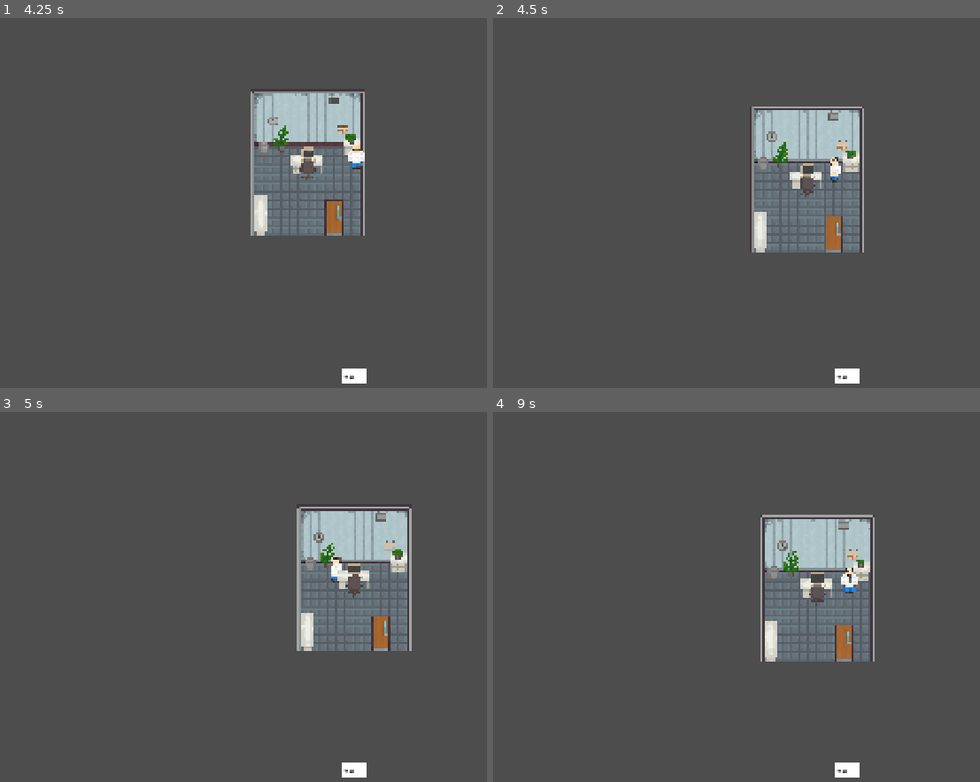
Above: before the commit, frames 1-4 (two rows, left to right).
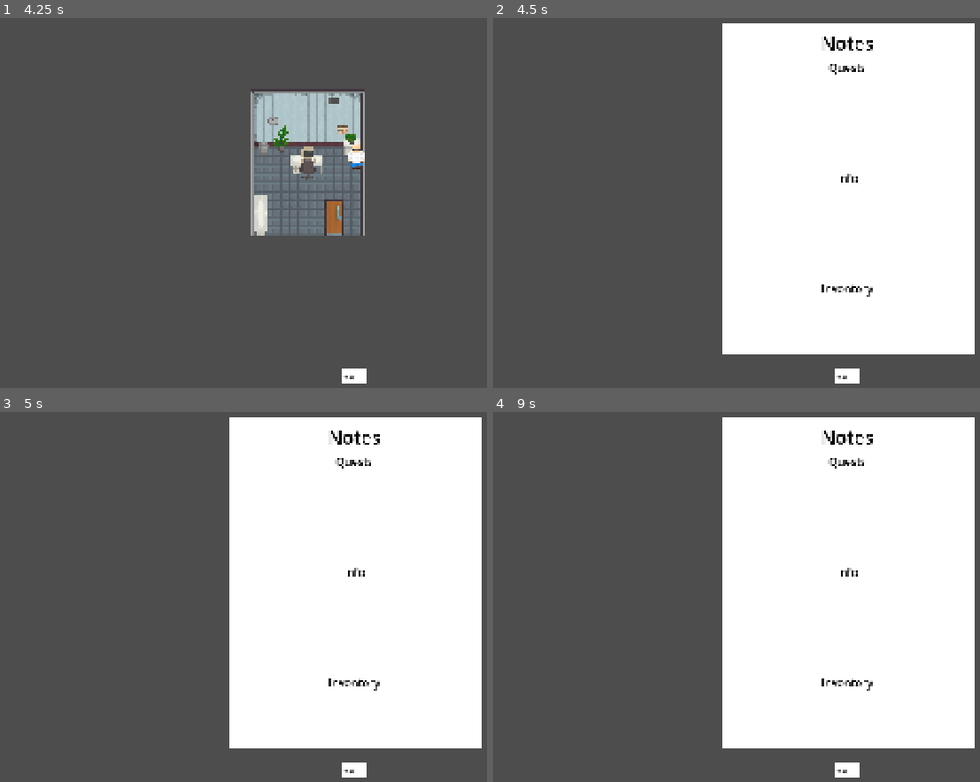
Above: after the commit, the same moments.

Repository: ShlimerAFK/GameJam
Game: Godot game, scene res://scenes/main_menu.tscn
Two runs of this game, one before a commit and one after it. Both use one fixed random seed, a clock stepped at 60 frames per second and the inputs below.
Inputs:
- Up to frame 1 (4.25 s): click "Start" at 0.5 s; tap E (interact) every 0.75 s from 1.25 to 3.5 s; hold D (right) 1.28-2.03 s; hold 1 (1) 1.28-2.03 s; tap 2 (2) at 1.55, 2.1 s; hold S (down) 2.03-2.78 s; tap 3 (3) at 2.3, 2.85 s; hold D (right) 2.78-3.53 s; tap 4 (4) at 3.05, 3.6 s; hold W (up) from 3.53 s (still down); tap 5 (5) at 3.8 s
- Up to frame 2 (4.5 s): release W (up) at 4.28 s; hold A (left) from 4.28 s (still down); hold Tab (open_notes, bound only after the commit) from 4.28 s (still down); tap 5 (5) at 4.35 s
- Up to frame 3 (5 s): keep holding A (left); keep holding Tab (open_notes, bound only after the commit)
- Up to frame 4 (9 s): release Tab (open_notes, bound only after the commit) at 5.03 s; tap Tab (open_notes, bound only after the commit) at 5.1 s; tap 1 (1) at 5.3 s; release A (left) at 5.78 s; hold S (down) 5.78-6.53 s; hold 1 (1) 5.78-6.53 s; tap 2 (2) at 6.05, 6.6 s; hold D (right) 6.53-7.28 s; tap 3 (3) at 6.8, 7.35 s; tap E (interact) at 7.25 s; hold W (up) 7.28-8.03 s; tap 4 (4) at 7.55, 8.1 s; hold D (right) 8.03-8.78 s; tap 5 (5) at 8.3, 8.85 s; hold S (down) from 8.78 s (still down); hold Tab (open_notes, bound only after the commit) from 8.78 s (still down)

Frame 1 is identical in both runs. In frame 2, 46% of the frame differs, in the area x 47-99%, y 1-91%; in frame 3, 46%; in frame 4, 46%.

Commit message:
Added a note book you can open to see all info

Diff:
--- a/dialogs/stephanie.json
+++ b/dialogs/stephanie.json
@@ -13,12 +13,10 @@
 
 					"text" : "dialog option 1",
 					"dialog" : "dialog_2",
-					"needs_quest" : "padlock"
 				},
 				{
 					"text" : "dialog option 2",
 					"dialog" : "dialog_3",
-					"needs_quest" : "padlock"
 				},
 				{
 					"text" : "dialog option 3",
--- a/project.godot
+++ b/project.godot
@@ -103,6 +103,13 @@
 "events": [Object(InputEventKey,"resource_local_to_scene":false,"resource_name":"","device":16,"window_id":0,"alt_press …(190 unchanged characters)…
 ]
 }
+open_notes={
+"deadzone": 0.2,
+"events": [Object(InputEventKey,"resource_local_to_scene":false,"resource_name":"","device":16,"window_id":0,"alt_pressed":false,"shift_pressed":false,"ctrl_pressed":false,"meta_pressed":false,"pressed":false,"keycode":0,"physical_keycode":4194306,"key_label":0,"unicode":0,"location":0,"echo":false,"script":null)
+, Object(InputEventKey,"resource_local_to_scene":false,"resource_name":"","device":16,"window_id":0,"alt_pressed":false,"shift_pressed":false,"ctrl_pressed":false,"meta_pressed":false,"pressed":false,"keycode":0,"physical_keycode":73,"key_label":0,"unicode":0,"location":0,"echo":false,"script":null)
+, Object(InputEventKey,"resource_local_to_scene":false,"resource_name":"","device":16,"window_id":0,"alt_pressed":false,"shift_pressed":false,"ctrl_pressed":false,"meta_pressed":false,"pressed":false,"keycode":0,"physical_keycode":78,"key_label":0,"unicode":0,"location":0,"echo":false,"script":null)
+]
+}
 
 [physics]
 
--- /dev/null
+++ b/scripts/generic/note.gd
@@ -0,0 +1,20 @@
+extends Node
+
+class_name Note
+
+var hideable
+
+func setup():
+	define_hideable()
+	hideable.visible = false
+
+func define_hideable():
+	pass
+
+func _input(event: InputEvent) -> void:
+	if event.is_action_pressed("open_notes"):
+		if hideable.visible == true:
+			hideable.visible = false
+
+		elif hideable.visible == false:
+			hideable.visible = true
--- a/scripts/generic/root_node.gd
+++ b/scripts/generic/root_node.gd
@@ -28,7 +28,6 @@
 	player.global_position = spawn.global_position + spawn_offset
 
 	display_sanity_state_layers()
-	inventory.print_inventory(Global.inventory)
 
 	if room_plays_narration and GlobalTimeLoop.has_narrated == false:
 		play_narration("narr_1")
--- a/scripts/global/global.gd
+++ b/scripts/global/global.gd
@@ -55,7 +55,8 @@
 		"text": "Get dan a cup of coffee",
 		"quest_is_active": false,
 		"quest_is_done": false,
-		"needs_to_complete_quest": "item"
+		"needs_to_complete_quest": "item",
+		"completion_information" : "The bosses brithday is the 7th of october 1970"
 	},
 	{
 		"name": "padlock",
@@ -68,21 +69,24 @@
 		"text": "Fix the vending machine",
 		"quest_is_active": false,
 		"quest_is_done": false,
-		"needs_to_complete_quest": "task"
+		"needs_to_complete_quest": "task",
+		"completion_information" : "The boss started working here 1990"
 	},
 	{
 		"name": "popup",
 		"text": "Remove Todds popups",
 		"quest_is_active": false,
 		"quest_is_done": false,
-		"needs_to_complete_quest": "task"
+		"needs_to_complete_quest": "task",
+		"completion_information" : "The boss has 3 kids"
 	},
 	{
 		"name": "papers",
 		"text": "Get Jim's papers from his desk",
 		"quest_is_active": false,
 		"quest_is_done": false,
-		"needs_to_complete_quest": "item"
+		"needs_to_complete_quest": "item",
+		"completion_information" : "The bosses wife is 55 years old"
 	}
 	,
 	{
@@ -90,7 +94,8 @@
 		"text": "Write Stephanie's document",
 		"quest_is_active": false,
 		"quest_is_done": false,
-		"needs_to_complete_quest": "task"
+		"needs_to_complete_quest": "task",
+		"completion_information" : "I think the order of the code is his birthmonth ...."
 	}
 ]
 
@@ -135,3 +140,12 @@
 	var quest = get_quest(name)
 	quest.quest_is_done = true
 	quest.quest_is_active = false
+
+func get_completed_quests() -> Array:
+	var completed_quests := []
+
+	for i in range(quests.size()):
+		if quests[i].quest_is_done == true:
+			completed_quests.append(quests[i])
+
+	return completed_quests
--- /dev/null
+++ b/scripts/gui/notes_backdrop.gd
@@ -0,0 +1,9 @@
+extends Note
+
+
+# Called when the node enters the scene tree for the first time.
+func _ready() -> void:
+	setup()
+
+func define_hideable():
+	hideable = $"."
--- a/scripts/npc/basic_dialog.gd
+++ b/scripts/npc/basic_dialog.gd
@@ -4,6 +4,7 @@
 
 @onready var dialog_lable: Label = $TextBox/MarginContainer/Label
 @onready var quest_controler := $"../QuestControler"
+@onready var info_controler := $"../KnownInformationControler"
 @onready var inventory_controler := $"../InventoryText"
 @onready var textbox: MarginContainer = $TextBox
 
@@ -100,8 +101,13 @@
 
 	if dialogues[count].has("completes_quest"):
 		Global.complete_quest(dialogues[count]["completes_quest"])
+
 		quest_controler.display_active_quests()
+
+		info_controler.display_known_information()
+
 		var quest = Global.get_quest(dialogues[count]["completes_quest"])
+
 		if quest.needs_to_complete_quest == "item":
 			Global.clear_inventory()
 			inventory_controler.print_inventory(Global.inventory)
@@ -132,30 +138,30 @@
 		if dialogues[count]["options"][i].has("needs_quest") and dialogues[count]["options"][i].has("needs_item"):
 
 			if has_quest and has_item:
-				options.append(dialogues[count]["options"][i])
+				add_option_to_options(i)
 
 		elif dialogues[count]["options"][i].has("needs_quest") and dialogues[count]["options"][i].has("needs_task"):
 
 			if has_quest and has_task:
-				options.append(dialogues[count]["options"][i])
+				add_option_to_options(i)
 
 		elif dialogues[count]["options"][i].has("needs_quest"):
 
 			if has_quest:
-				options.append(dialogues[count]["options"][i])
+				add_option_to_options(i)
 
 		elif dialogues[count]["options"][i].has("needs_item"):
 
 			if has_item:
-				options.append(dialogues[count]["options"][i])
+				add_option_to_options(i)
 
 		elif dialogues[count]["options"][i].has("needs_task"):
 
 			if has_item:
-				options.append(dialogues[count]["options"][i])
+				add_option_to_options(i)
 
 		else:
-			options.append(dialogues[count]["options"][i])
+			add_option_to_options(i)
 
 	for i in range (options.size()):
 		text += str(i +1) + ". "
@@ -168,6 +174,9 @@
 
 	animate_lable(text)
 
+func add_option_to_options(i : int):
+	options.append(dialogues[count]["options"][i])
+
 
 func animate_lable(text: String):
 	var transition_length = text.length() * 0.02
--- a/thingies/gui.tscn
+++ b/thingies/gui.tscn
@@ -8,6 +8,8 @@
 [ext_resource type="PackedScene" uid="uid://b7uffv017svji" path="res://thingies/minigame_gui.tscn" id="6_sqvcj"]
 [ext_resource type="PackedScene" uid="uid://cunb0unoapsp4" path="res://thingies/inventory_text.tscn" id="7_s2vrj"]
 [ext_resource type="PackedScene" uid="uid://itfk6vags3sj" path="res://thingies/pad_lock.tscn" id="8_fug2i"]
+[ext_resource type="PackedScene" uid="uid://uxi0qqwdirf5" path="res://thingies/known_information_controler.tscn" id="9_qj787"]
+[ext_resource type="PackedScene" uid="uid://cjrv7pwyom5k6" path="res://thingies/notes_backdrop.tscn" id="10_s88cb"]
 
 [node name="GUI" type="CanvasLayer" unique_id=910458424]
 script = ExtResource("1_834qp")
@@ -27,3 +29,7 @@
 [node name="InventoryText" parent="." unique_id=957070641 instance=ExtResource("7_s2vrj")]
 
 [node name="PadLockNode" parent="." unique_id=1720684290 instance=ExtResource("8_fug2i")]
+
+[node name="KnownInformationControler" parent="." unique_id=12775480 instance=ExtResource("9_qj787")]
+
+[node name="NotesBackdrop" parent="." unique_id=1671093284 instance=ExtResource("10_s88cb")]
--- a/thingies/inventory_text.gd
+++ b/thingies/inventory_text.gd
@@ -1,4 +1,4 @@
-extends Control
+extends Note
 
 @onready var lable = $TextBox/MarginContainer/Label
 @onready var text_box = $TextBox
@@ -6,6 +6,11 @@
 # Called when the node enters the scene tree for the first time.
 func _ready() -> void:
 	Global.inventory_changed.connect(_on_inventory_changed)
+	print_inventory(Global.inventory)
+	setup()
+
+func define_hideable():
+	hideable = $"."
 
 func _on_inventory_changed(inventory):
 	print_inventory(inventory)
--- a/thingies/inventory_text.tscn
+++ b/thingies/inventory_text.tscn
@@ -5,22 +5,34 @@
 [sub_resource type="CanvasTexture" id="CanvasTexture_ilhlf"]
 
 [node name="InventoryText" type="Control" unique_id=957070641]
+z_index = 1
 layout_mode = 3
-anchors_preset = 15
-anchor_right = 1.0
-anchor_bottom = 1.0
+anchors_preset = 8
+anchor_left = 0.5
+anchor_top = 0.5
+anchor_right = 0.5
+anchor_bottom = 0.5
 grow_horizontal = 2
 grow_vertical = 2
 mouse_filter = 2
 script = ExtResource("1_0xt4g")
 
 [node name="TextBox" type="MarginContainer" parent="." unique_id=454302872]
-visible = false
 layout_mode = 1
-offset_right = 17.0
-offset_bottom = 39.0
+anchors_preset = 8
+anchor_left = 0.5
+anchor_top = 0.5
+anchor_right = 0.5
+anchor_bottom = 0.5
+offset_left = -72.5
+offset_top = 300.0
+offset_right = 72.5
+offset_bottom = 339.0
+grow_horizontal = 2
+grow_vertical = 2
 
 [node name="NinePatchRect" type="NinePatchRect" parent="TextBox" unique_id=1420083973]
+visible = false
 layout_mode = 2
 texture = SubResource("CanvasTexture_ilhlf")
 patch_margin_left = 8
@@ -37,7 +49,6 @@
 
 [node name="Label" type="Label" parent="TextBox/MarginContainer" unique_id=401728608]
 layout_mode = 2
-size_flags_horizontal = 0
+size_flags_horizontal = 4
 theme_override_colors/font_color = Color(0, 0, 0, 1)
 horizontal_alignment = 1
-vertical_alignment = 1
--- /dev/null
+++ b/thingies/known_information_controler.gd
@@ -0,0 +1,22 @@
+extends Note
+
+@onready var lable = $TextBox/MarginContainer/InfoLable
+
+func _ready() -> void:
+	display_known_information()
+	setup()
+
+func define_hideable():
+	hideable = $"."
+# Called when the node enters the scene tree for the first time.
+func display_known_information():
+	var completed_quests = Global.get_completed_quests()
+	var text : String
+
+	for i in range(completed_quests.size()):
+		text += str(completed_quests[i].completion_information)
+
+		if i < completed_quests.size() -1:
+			text += "\n"
+
+	lable.text = text
--- /dev/null
+++ b/thingies/known_information_controler.tscn
@@ -0,0 +1,55 @@
+[gd_scene format=3 uid="uid://uxi0qqwdirf5"]
+
+[ext_resource type="Script" uid="uid://kfvg371jbglt" path="res://thingies/known_information_controler.gd" id="1_pkqnr"]
+
+[sub_resource type="CanvasTexture" id="CanvasTexture_jb47f"]
+
+[node name="KnownInformationControler" type="Control" unique_id=12775480]
+layout_mode = 3
+anchors_preset = 15
+anchor_right = 1.0
+anchor_bottom = 1.0
+grow_horizontal = 2
+grow_vertical = 2
+mouse_filter = 2
+script = ExtResource("1_pkqnr")
+
+[node name="TextBox" type="MarginContainer" parent="." unique_id=1954163939]
+z_index = 1
+layout_mode = 1
+anchors_preset = 8
+anchor_left = 0.5
+anchor_top = 0.5
+anchor_right = 0.5
+anchor_bottom = 0.5
+offset_left = -104.5
+offset_top = 0.5
+offset_right = 104.5
+offset_bottom = 243.0
+grow_horizontal = 2
+grow_vertical = 2
+
+[node name="NinePatchRect" type="NinePatchRect" parent="TextBox" unique_id=1055733452]
+visible = false
+layout_mode = 2
+texture = SubResource("CanvasTexture_jb47f")
+patch_margin_left = 8
+patch_margin_top = 8
+patch_margin_right = 8
+patch_margin_bottom = 8
+
+[node name="MarginContainer" type="MarginContainer" parent="TextBox" unique_id=1374570306]
+layout_mode = 2
+size_flags_horizontal = 4
+size_flags_vertical = 0
+theme_override_constants/margin_left = 8
+theme_override_constants/margin_top = 8
+theme_override_constants/margin_right = 8
+theme_override_constants/margin_bottom = 8
+
+[node name="InfoLable" type="Label" parent="TextBox/MarginContainer" unique_id=1673618019]
+layout_mode = 2
+size_flags_horizontal = 4
+offset_transform_enabled = true
+theme_override_colors/font_color = Color(0, 0, 0, 1)
+horizontal_alignment = 1
--- /dev/null
+++ b/thingies/notes_backdrop.tscn
@@ -0,0 +1,100 @@
+[gd_scene format=3 uid="uid://cjrv7pwyom5k6"]
+
+[ext_resource type="Script" uid="uid://evq5pp412slc" path="res://scripts/gui/notes_backdrop.gd" id="1_yiddm"]
+
+[sub_resource type="CanvasTexture" id="CanvasTexture_gtip2"]
+
+[node name="NotesBackdrop" type="Control" unique_id=1671093284]
+layout_mode = 3
+anchors_preset = 15
+anchor_right = 1.0
+anchor_bottom = 1.0
+grow_horizontal = 2
+grow_vertical = 2
+script = ExtResource("1_yiddm")
+
+[node name="MarginContainer" type="MarginContainer" parent="." unique_id=1246399664]
+layout_mode = 1
+anchors_preset = 8
+anchor_left = 0.5
+anchor_top = 0.5
+anchor_right = 0.5
+anchor_bottom = 0.5
+offset_left = -342.5
+offset_top = -450.0
+offset_right = 342.5
+offset_bottom = 450.0
+grow_horizontal = 2
+grow_vertical = 2
+
+[node name="NotesBackdrop" type="NinePatchRect" parent="MarginContainer" unique_id=1588875981]
+layout_mode = 2
+texture = SubResource("CanvasTexture_gtip2")
+
+[node name="Title" type="Label" parent="MarginContainer/NotesBackdrop" unique_id=1663084403]
+layout_mode = 1
+anchors_preset = 5
+anchor_left = 0.5
+anchor_right = 0.5
+offset_left = -57.0
+offset_top = 20.0
+offset_right = 57.0
+offset_bottom = 75.0
+grow_horizontal = 2
+theme_override_colors/font_color = Color(0, 0, 0, 1)
+theme_override_font_sizes/font_size = 50
+text = "Notes"
+
+[node name="Quests" type="Label" parent="MarginContainer/NotesBackdrop" unique_id=1812473441]
+layout_mode = 1
+anchors_preset = 8
+anchor_left = 0.5
+anchor_top = 0.5
+anchor_right = 0.5
+anchor_bottom = 0.5
+offset_left = -50.5
+offset_top = -350.0
+offset_right = 50.5
+offset_bottom = -308.0
+grow_horizontal = 2
+grow_vertical = 2
+theme_override_colors/font_color = Color(0, 0, 0, 1)
+theme_override_font_sizes/font_size = 30
+text = "Quests"
+horizontal_alignment = 1
+
+[node name="GatheredInformation" type="Label" parent="MarginContainer/NotesBackdrop" unique_id=1492827457]
+layout_mode = 1
+anchors_preset = 8
+anchor_left = 0.5
+anchor_top = 0.5
+anchor_right = 0.5
+anchor_bottom = 0.5
+offset_left = -120.5
+offset_top = -50.0
+offset_right = 120.5
+offset_bottom = -8.0
+grow_horizontal = 2
+grow_vertical = 2
+theme_override_colors/font_color = Color(0, 0, 0, 1)
+theme_override_font_sizes/font_size = 30
+text = "Info"
+horizontal_alignment = 1
+
+[node name="Inventory" type="Label" parent="MarginContainer/NotesBackdrop" unique_id=10144821]
+layout_mode = 1
+anchors_preset = 8
+anchor_left = 0.5
+anchor_top = 0.5
+anchor_right = 0.5
+anchor_bottom = 0.5
+offset_left = -120.5
+offset_top = 250.0
+offset_right = 120.5
+offset_bottom = 292.0
+grow_horizontal = 2
+grow_vertical = 2
+theme_override_colors/font_color = Color(0, 0, 0, 1)
+theme_override_font_sizes/font_size = 30
+text = "Inventory"
+horizontal_alignment = 1
--- a/thingies/quest_controler.gd
+++ b/thingies/quest_controler.gd
@@ -1,4 +1,4 @@
-extends Control
+extends Note
 
 
 @onready var quests_lable = $TextBox/MarginContainer/QuestsLable
@@ -9,6 +9,10 @@
 
 func _ready() -> void:
 	display_active_quests()
+	setup()
+
+func define_hideable():
+	hideable = $"."
 
 func add_quest(input_quest: Dictionary):
 
--- a/thingies/quest_controler.tscn
+++ b/thingies/quest_controler.tscn
@@ -5,6 +5,7 @@
 [sub_resource type="CanvasTexture" id="CanvasTexture_au8jw"]
 
 [node name="QuestControler" type="Control" unique_id=1605467125]
+z_index = 1
 layout_mode = 3
 anchors_preset = 15
 anchor_right = 1.0
@@ -14,16 +15,21 @@
 script = ExtResource("1_eob5k")
 
 [node name="TextBox" type="MarginContainer" parent="." unique_id=68504073]
-visible = false
 layout_mode = 1
-anchors_preset = 1
-anchor_left = 1.0
-anchor_right = 1.0
-offset_left = -17.0
-offset_bottom = 39.0
-grow_horizontal = 0
+anchors_preset = 8
+anchor_left = 0.5
+anchor_top = 0.5
+anchor_right = 0.5
+anchor_bottom = 0.5
+offset_left = -112.0
+offset_top = -290.0
+offset_right = 112.0
+offset_bottom = -43.0
+grow_horizontal = 2
+grow_vertical = 2
 
 [node name="NinePatchRect" type="NinePatchRect" parent="TextBox" unique_id=1513539424]
+visible = false
 layout_mode = 2
 texture = SubResource("CanvasTexture_au8jw")
 patch_margin_left = 8
@@ -40,6 +46,7 @@
 
 [node name="QuestsLable" type="Label" parent="TextBox/MarginContainer" unique_id=1448470574]
 layout_mode = 2
+size_flags_vertical = 0
 offset_transform_enabled = true
 theme_override_colors/font_color = Color(0, 0, 0, 1)
-vertical_alignment = 1
+horizontal_alignment = 1
Not shown, added: scripts/generic/note.gd.uid
Not shown, added: scripts/gui/notes_backdrop.gd.uid
Not shown, added: thingies/known_information_controler.gd.uid
